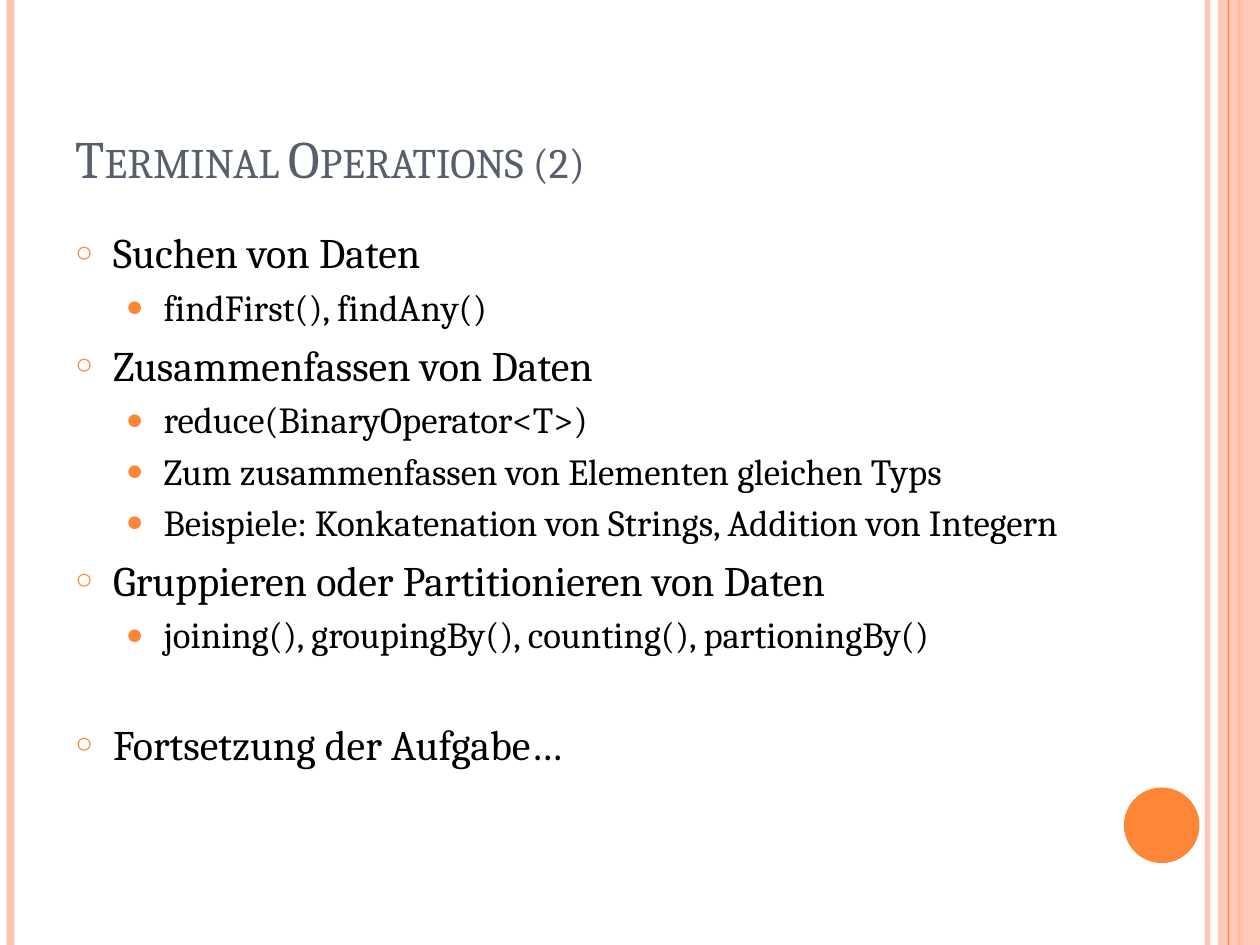
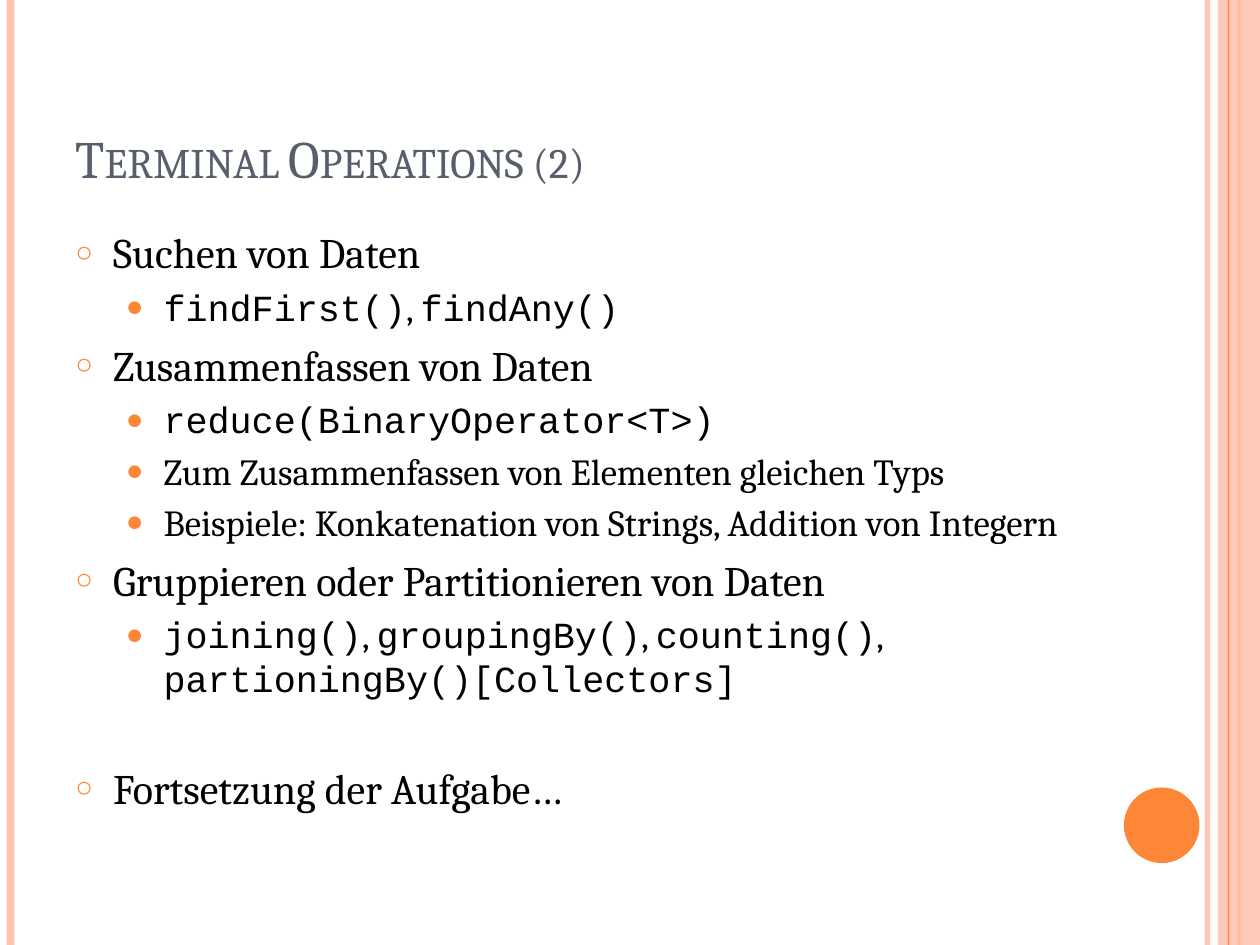
Before and after one commit to s1monw1/Java8, a slide deck: slide 12 of res/Java_8_Neuerungen_2.pptx. Drawn at 1260x945 pixels with LibreOffice and Linux fonts; fonts in the diff are those of the drawing. Boxes give left, top, right and bottom in pixels: in the first picture for what was removed or moved away, otherwise in the second. Text is boxed around its words. In the diff, an @@ line names an element or a change of style, - is before the commit and + after.

```diff
--- a/res/Java_8_Neuerungen_2.pptx
+++ b/res/Java_8_Neuerungen_2.pptx
@@ text at <box>164,295,715,441</box>: font Cambria to Courier New in "findFirst(), findAny()", "reduce(BinaryOperator<T>)" @@
@@ text at <box>164,459,944,493</box>: text changed @@
-  ● Zum zusammenfassen von Elementen gleichen Typs
+  ● Zum Zusammenfassen von Elementen gleichen Typs
@@ text at <box>164,622,884,700</box>: text changed; font Cambria to Courier New @@
-  ● joining(), groupingBy(), counting(), partioningBy()
+  ● joining(), groupingBy(), counting(), partioningBy()[Collectors]
```
Also in this commit, not shown: 3 other slides changed.
